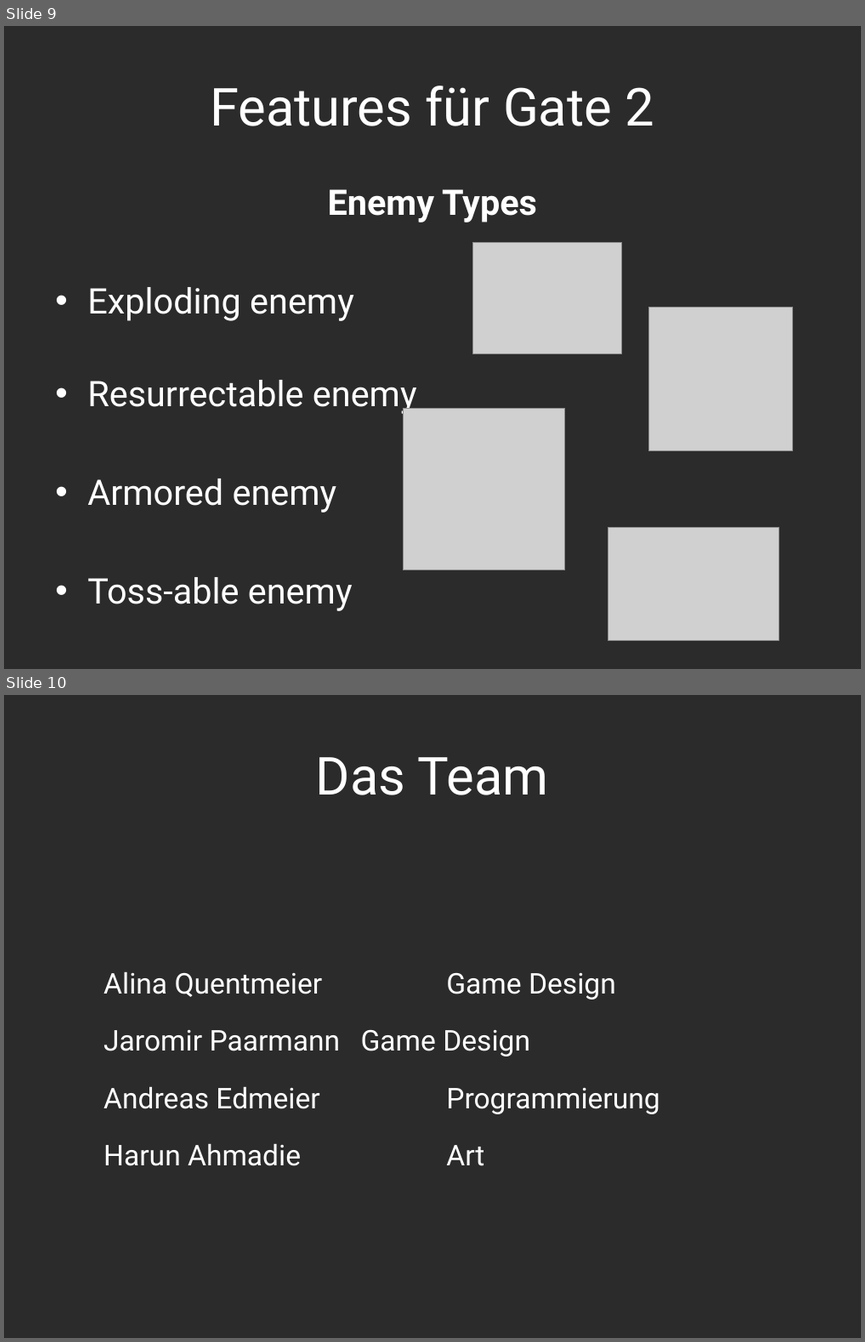
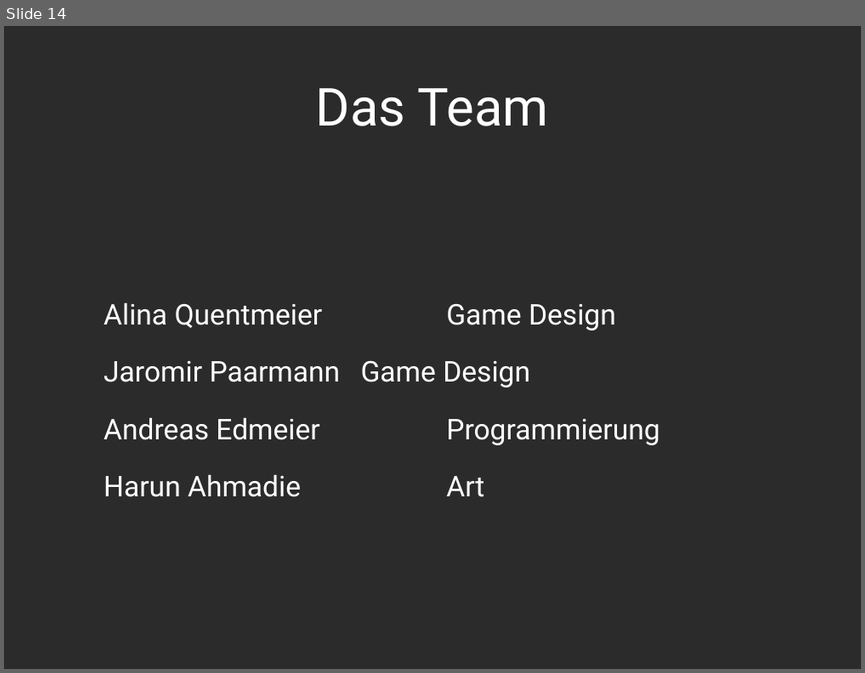
Before and after one commit to Assertores/HammerMan, a slide deck: Documentation/PowerPoint/HammerjaegerGate02.pptx. Shown one above the other, each under a label of ours: slides 9 and 10 before the commit, slide 14 after it. The pictures are 865x1342 and 865x673 pixels, drawn with LibreOffice and Linux fonts; fonts in the diff are those of the drawing; grey boxes stand for pictures; background and template pictures are left out; a plain dark background stands for a picture behind light text. Boxes give left, top, right and bottom in pixels: in the first picture for what was removed or moved away, otherwise in the second. Text is boxed around its words. In the diff, an @@ line names an element or a change of style, - is before the commit and + after.

Commit message:
Continued PPP Gate 02

```diff
--- a/Documentation/PowerPoint/HammerjaegerGate02.pptx
+++ b/Documentation/PowerPoint/HammerjaegerGate02.pptx
@@ slide 9 removed at box(4, 26, 861, 669), background picture (left out) @@
@@ title removed at box(210, 86, 654, 126) @@
-Features für Gate 2
@@ text removed at box(87, 189, 537, 611) @@
-Enemy Types
-• Exploding enemy
-• Resurrectable enemy
-• Armored enemy
-• Toss-able enemy
@@ picture removed at box(472, 242, 621, 353) @@
@@ picture removed at box(648, 307, 792, 451) @@
@@ picture removed at box(403, 408, 564, 570) @@
@@ picture removed at box(608, 528, 778, 641) @@
@@ what was slide 10 is now slide 14 @@
```
Also in this commit, not shown: 2 slides changed, 11 slides added, 6 other slides removed.
